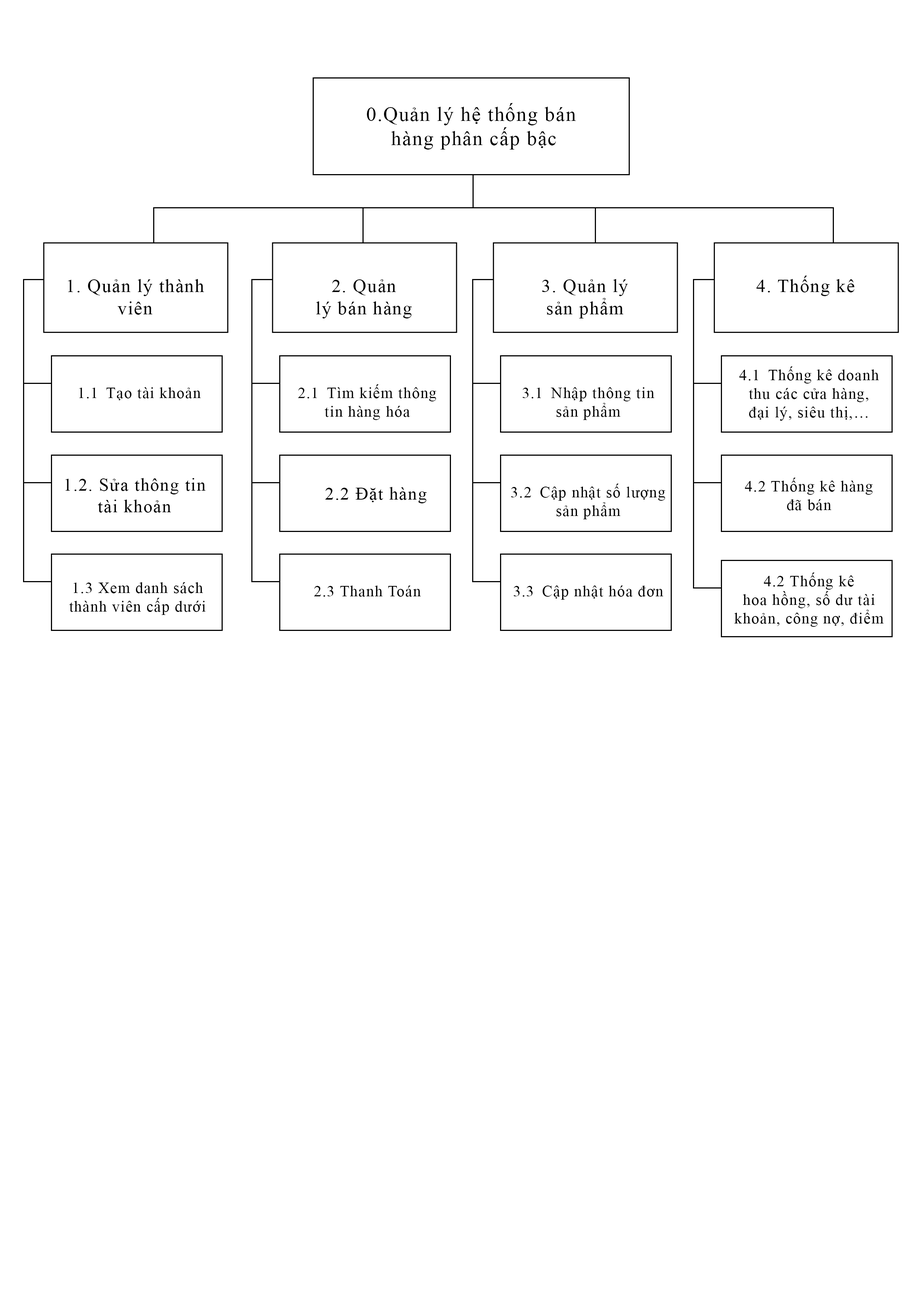
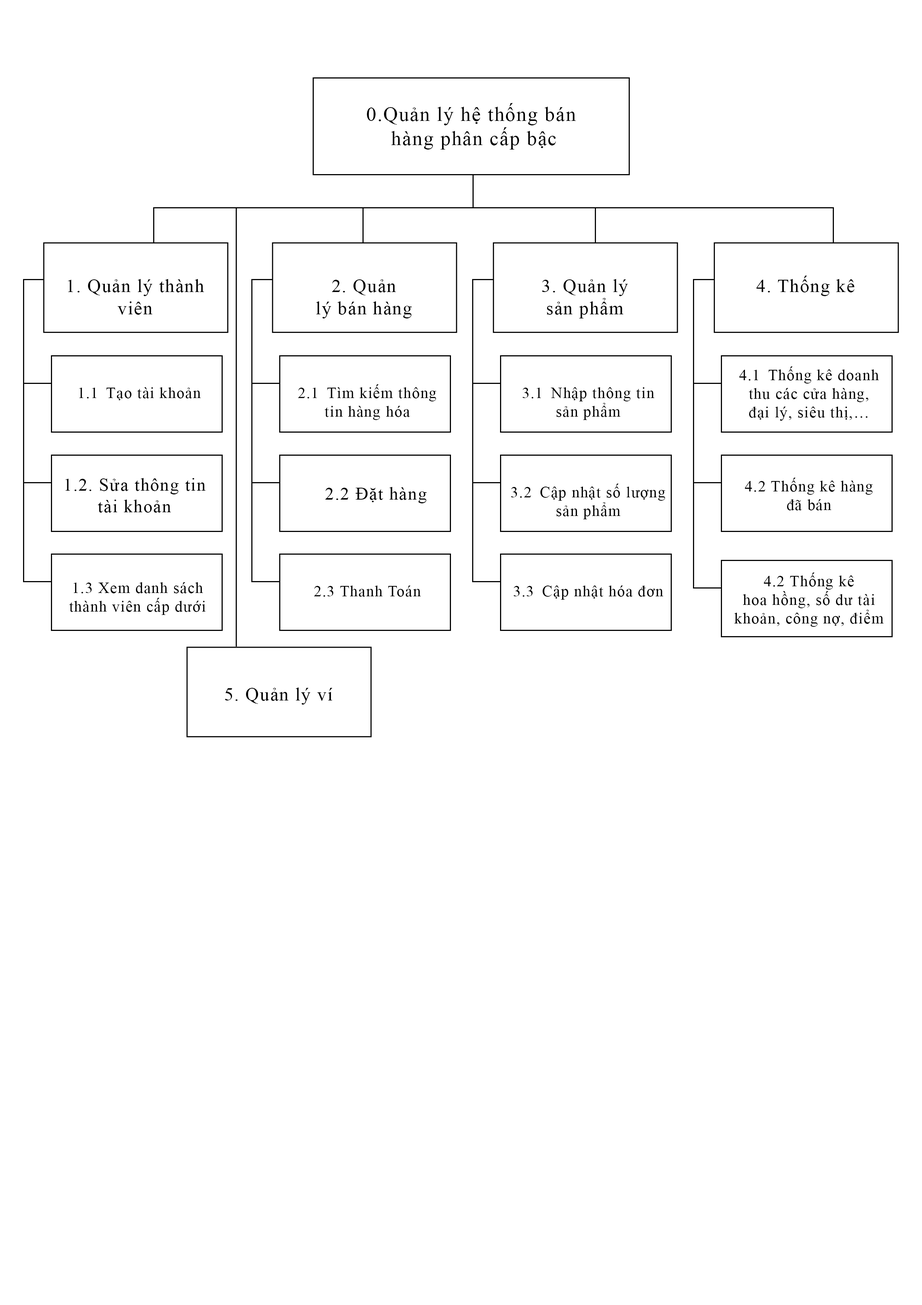
Layered file, before and after one edit (w=922, h=1305). Changes by layer:
added layer "Rectangle 2 copy 5" in group "Group 3" over [235, 208, 237, 647]
added layer "5. Quản lý ví" in group "Group 3" over [225, 687, 333, 705]
added layer "Rectangle 1 copy 7" in group "Group 3" over [186, 646, 372, 738]
